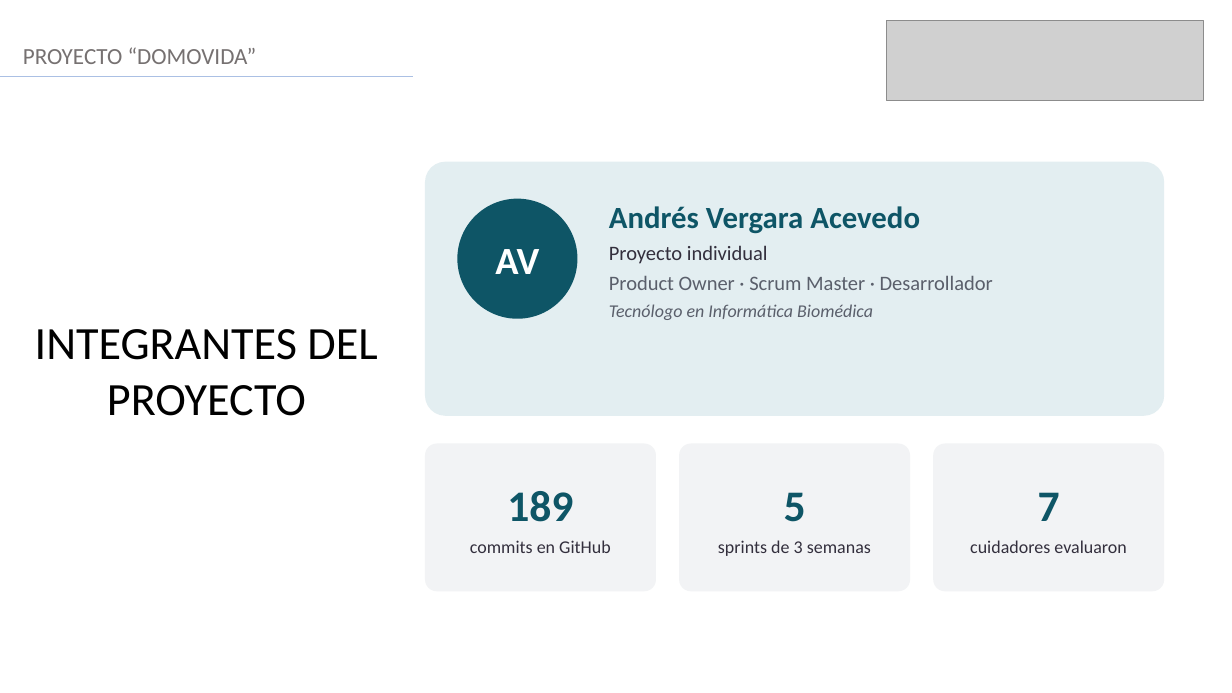
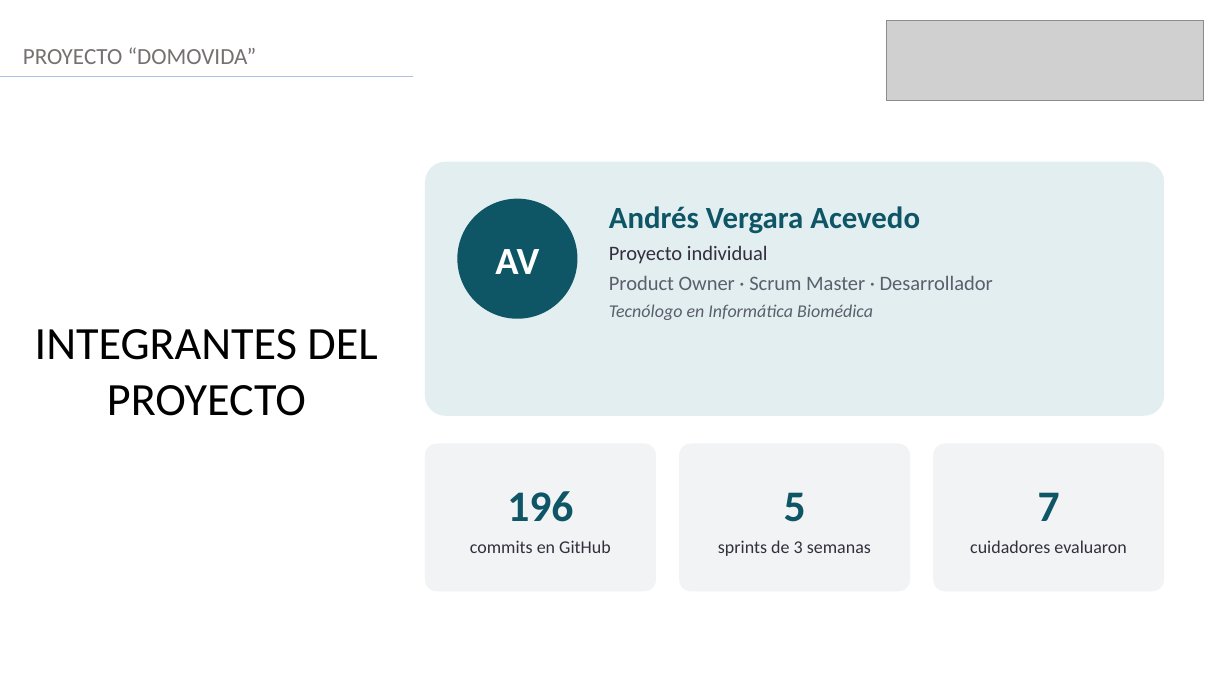
Before and after one commit to AndresVergara74/domovida-backend, a slide deck: slide 2 of docs/fase2/evidencias_proyecto/presentacion/VERGARA_ANDRES_Presentacion_Proyecto_APT_DomoVida.pptx. Drawn at 1232x693 pixels with LibreOffice and Linux fonts; fonts in the diff are those of the drawing; grey boxes stand for pictures. Boxes give left, top, right and bottom in pixels: in the first picture for what was removed or moved away, otherwise in the second. Text is boxed around its words. In the diff, an @@ line names an element or a change of style, - is before the commit and + after.

```diff
--- a/docs/fase2/evidencias_proyecto/presentacion/VERGARA_ANDRES_Presentacion_Proyecto_APT_DomoVida.pptx
+++ b/docs/fase2/evidencias_proyecto/presentacion/VERGARA_ANDRES_Presentacion_Proyecto_APT_DomoVida.pptx
@@ text in rounded rectangle at [507,491,573,522]: text changed @@
-189
+196
```
Also in this commit, not shown: 1 other slide changed, 4 other files.
